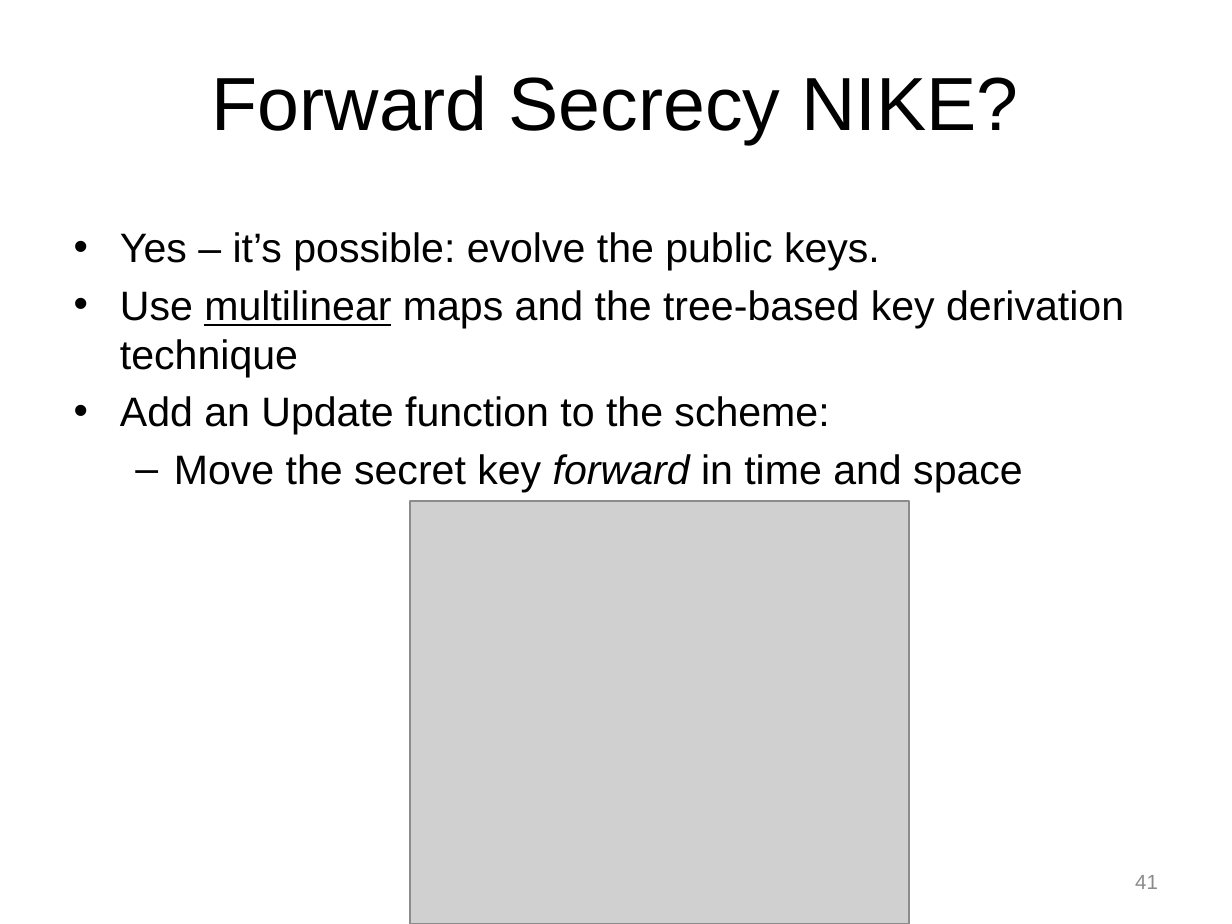
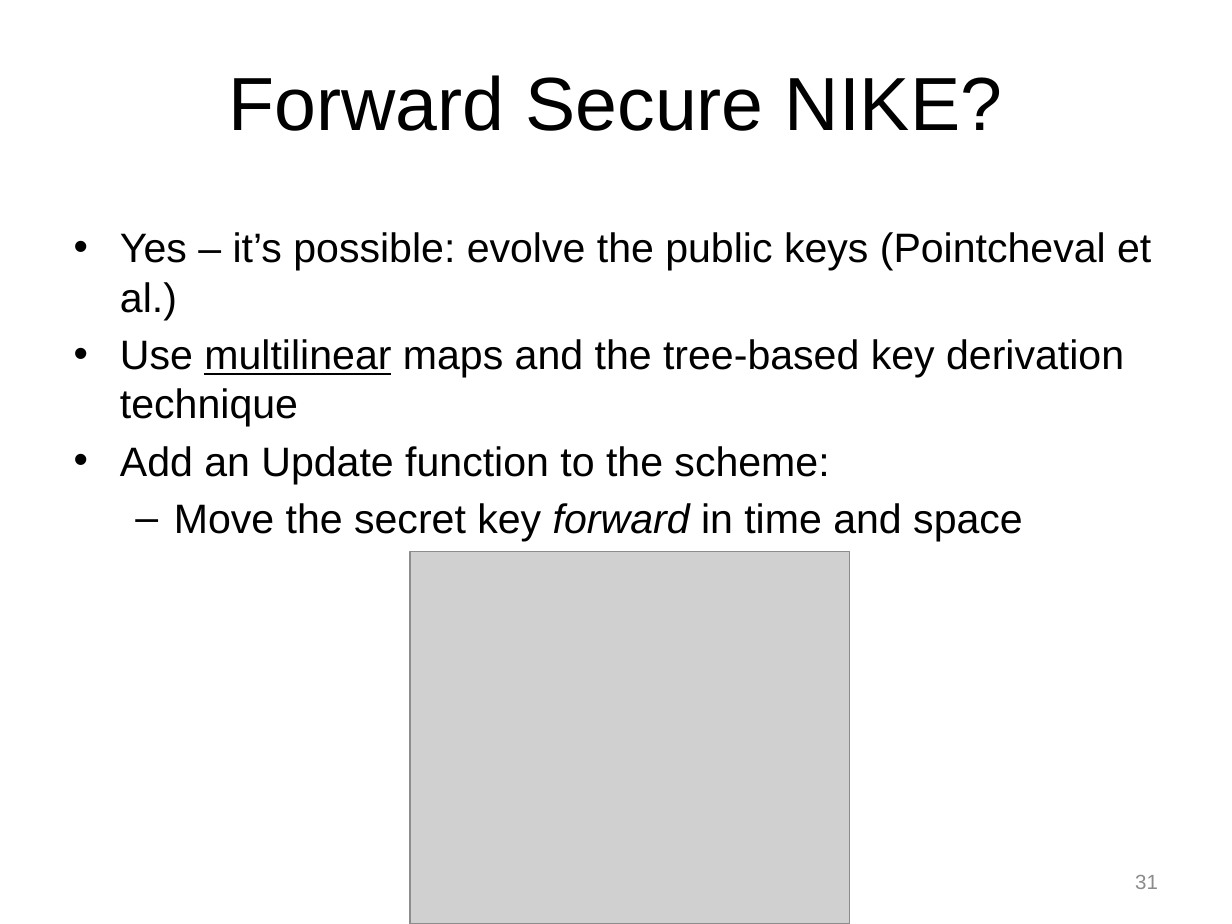
Before and after one commit to chris-wood/dagstuhl16-icn-privacy, a slide deck: slide 31 of talks/crypto_overview.pptx (slide 41 before the commit). Drawn at 1232x924 pixels with LibreOffice and Linux fonts; fonts in the diff are those of the drawing; grey boxes stand for pictures; background and template pictures are left out. Boxes give left, top, right and bottom in pixels: in the first picture for what was removed or moved away, otherwise in the second. Text is boxed around its words. In the diff, an @@ line names an element or a change of style, - is before the commit and + after.

```diff
--- a/talks/crypto_overview.pptx
+++ b/talks/crypto_overview.pptx
@@ title at [229, 75, 1002, 131]: text changed @@
-Forward Secrecy NIKE?
+Forward Secure NIKE?
@@ text at [120, 232, 1151, 320]: text changed @@
-• Yes – it’s possible: evolve the public keys.
+• Yes – it’s possible: evolve the public keys (Pointcheval et al.)
@@ picture: place and size @@
-picture at [410, 501, 909, 924]
+picture at [410, 552, 850, 924]
@@ page number at [1135, 875, 1158, 889]: text changed @@
-41
+31
```
Also in this commit, not shown: 27 other slides changed, 3 slides added, 14 slides removed.
